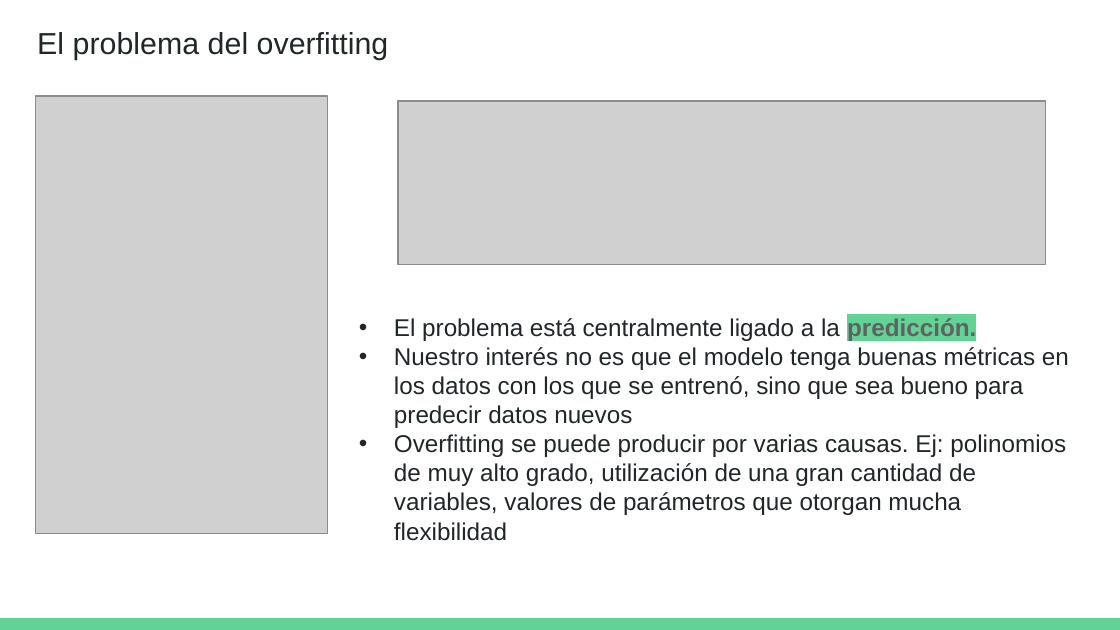
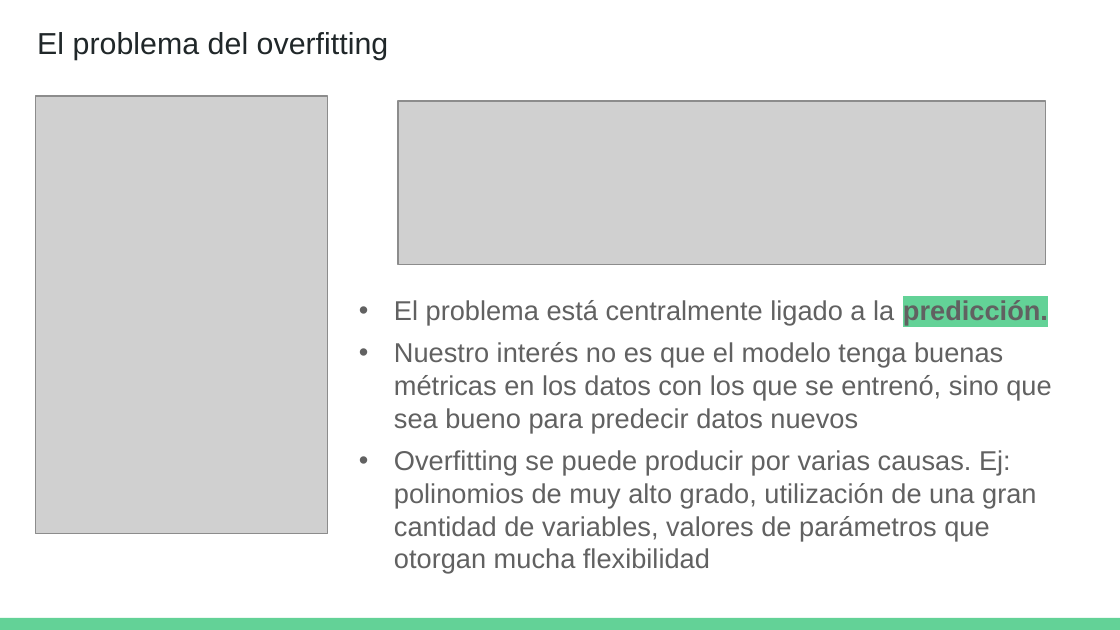
Before and after one commit to DCSCyHD/2023_modulo_3, a slide deck: slide 35 of clase1/teorica_1.pptx. Drawn at 1120x630 pixels with LibreOffice and Linux fonts; fonts in the diff are those of the drawing; grey boxes stand for pictures. Boxes give left, top, right and bottom in pixels: in the first picture for what was removed or moved away, otherwise in the second. Text is boxed around its words. In the diff, an @@ line names an element or a change of style, - is before the commit and + after.

```diff
--- a/clase1/teorica_1.pptx
+++ b/clase1/teorica_1.pptx
@@ text "El problema está centralmente ligado ...": place and size @@
-text "El problema está centralmente ligado ..." at (394, 318, 1069, 541)
+text "El problema está centralmente ligado ..." at (394, 300, 1051, 573)
@@ text "El problema está centralmente ligado ..." at (394, 300, 1051, 573): size 15.6 to 17.6 pt, text colour #202729 to #616161; more space between paragraphs; bullet colour #202729 to #616161 @@
```
Also in this commit, not shown: 15 other slides changed.
